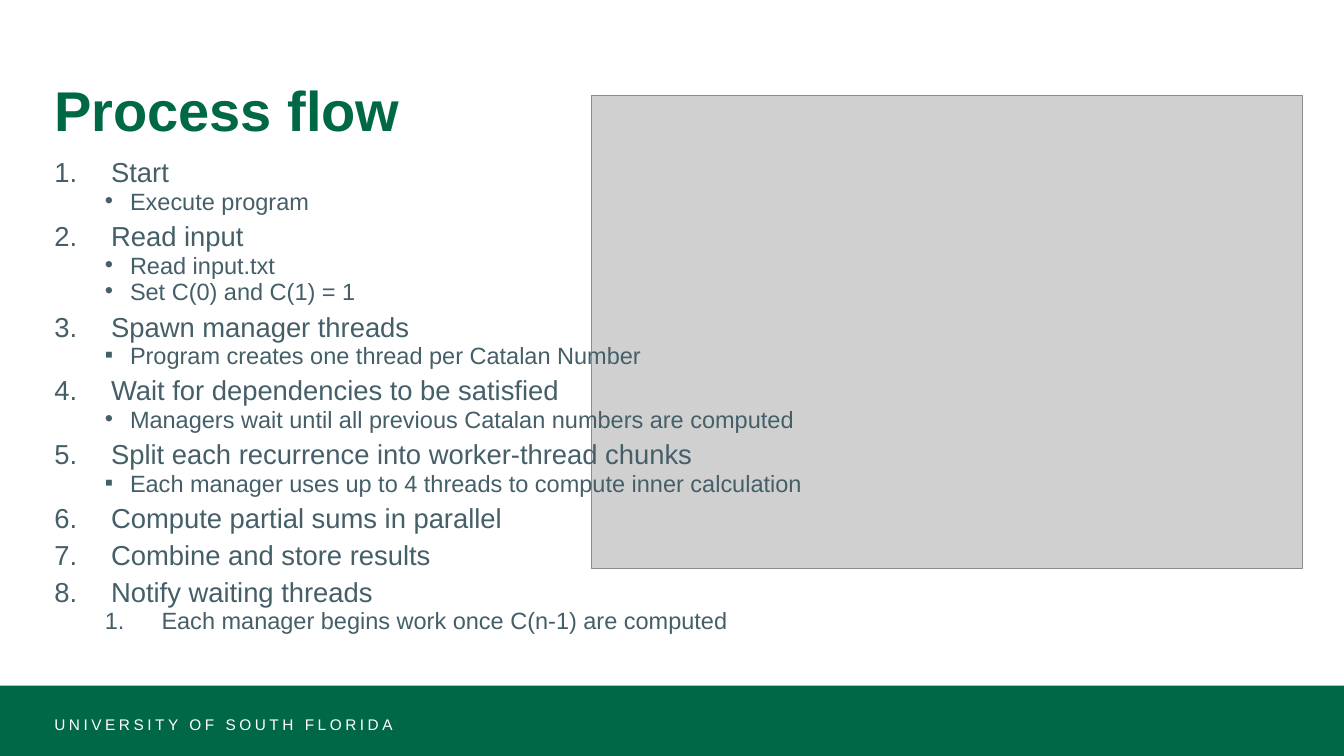
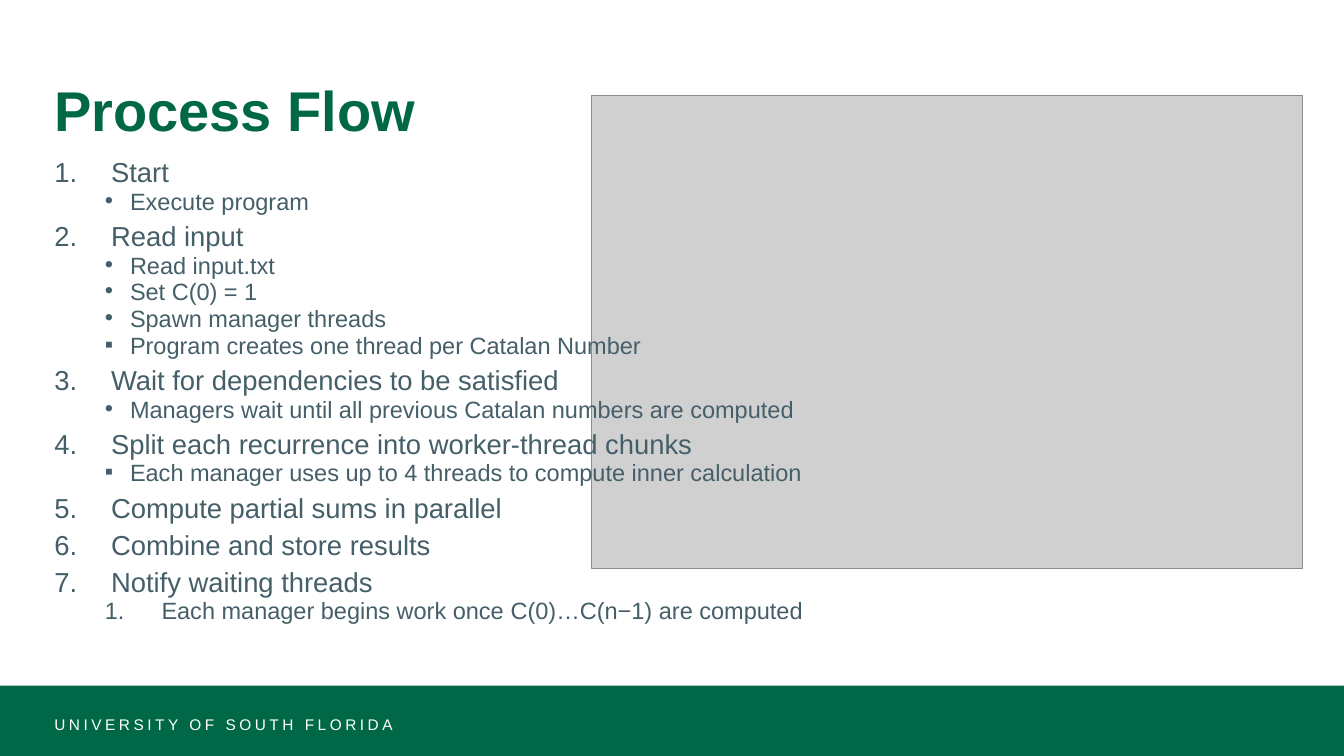
Before and after one commit to KS-AO-HUB/OS-Group-Project, a slide deck: slide 8 of catalan.pptx (slide 7 before the commit). Drawn at 1344x756 pixels with LibreOffice and Linux fonts; fonts in the diff are those of the drawing; grey boxes stand for pictures. Boxes give left, top, right and bottom in pixels: in the first picture for what was removed or moved away, otherwise in the second. Text is boxed around its words. In the diff, an @@ line names an element or a change of style, - is before the commit and + after.

```diff
--- a/catalan.pptx
+++ b/catalan.pptx
@@ title at [54, 90, 415, 132]: text changed @@
-Process flow
+Process Flow
@@ text at [130, 283, 257, 305]: text changed @@
-  • Set C(0) and C(1) = 1
+  • Set C(0) = 1
@@ text at [130, 310, 386, 332]: size 19.6 to 16.8 pt in "Spawn manager threads"; bullet 1. to •; list level 1 to 2 in "Spawn manager threads" @@
@@ text at [162, 602, 802, 624]: text changed @@
-  1. Each manager begins work once C(n-1) are computed
+  1. Each manager begins work once C(0)…C(n−1) are computed
```
Also in this commit, not shown: 9 other slides changed, 1 slide added, 1 other file.
